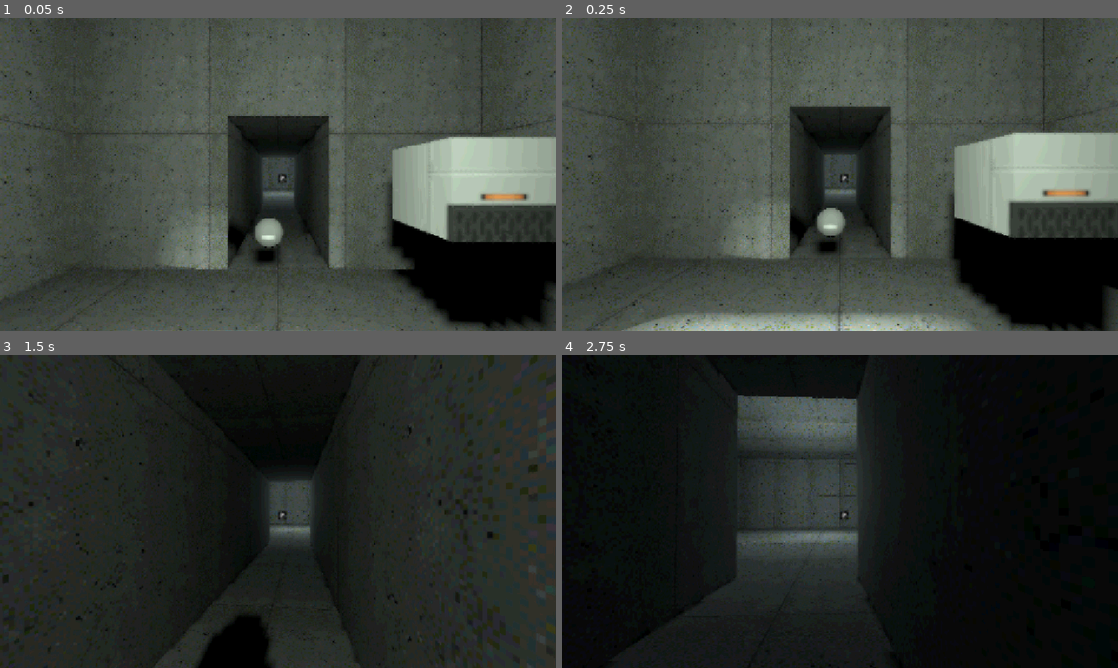
Above: before the commit, frames 1-4 (two rows, left to right).
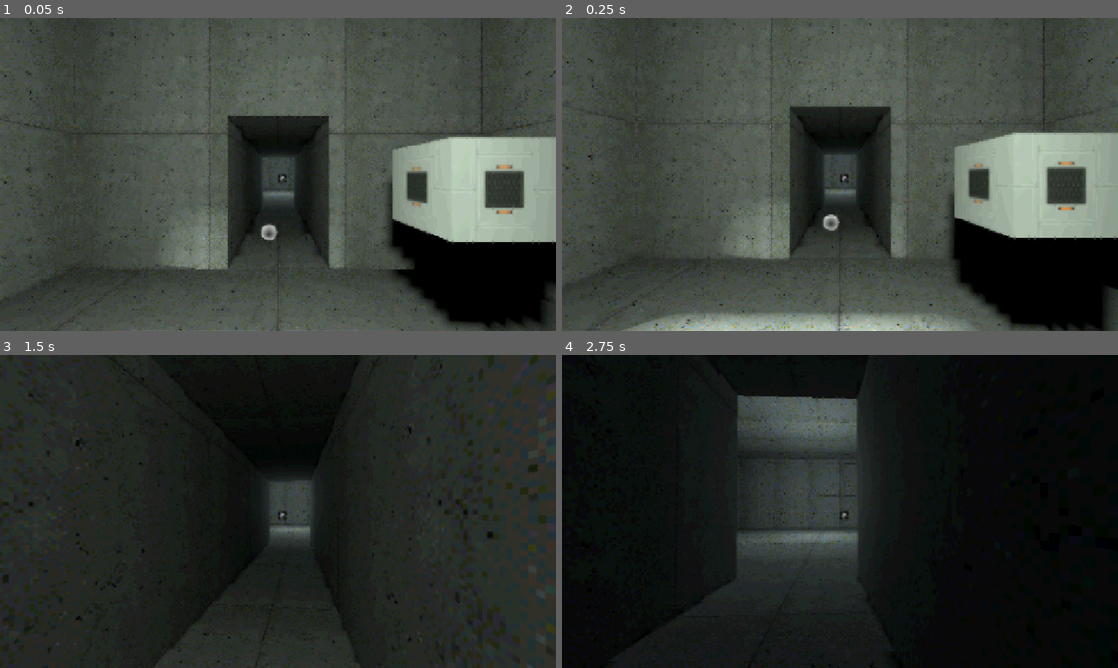
Above: after the commit, the same moments.

Repository: shagower/RE-ROUTE
Game: Godot game, scene res://main.tscn
Two runs of this game, one before a commit and one after it. Both use one fixed random seed, a clock stepped at 60 frames per second and the inputs below.
Inputs (mouse positions are in pixels of both pictures, inside the frame that each line leads up to):
- Up to frame 1 (0.05 s): no input
- Up to frame 2 (0.25 s): no input
- Up to frame 3 (1.5 s): tap Enter at 0.5 s; move the mouse to (305, 511) at 0.52 s; hold W (char_up) from 0.53 s (still down); tap Ctrl (char_crouch) at 0.6 s; tap Space (char_jump) at 0.77 s; move the mouse to (250, 511) at 1.27 s; tap Shift (char_sprint) at 1.35 s
- Up to frame 4 (2.75 s): keep holding W (char_up); tap Space (char_jump) at 1.52 s; move the mouse to (851, 505) at 2.02 s; tap E (interact) at 2.1 s

The runs differ from the first frame. In frame 1, 4.3% of the frame differs, in the area x 41-100%, y 46-79%; in frame 2, 4.2%; in frame 3, 1.6%; in frame 4, nothing differs.

Commit message:
files

Diff:
--- /dev/null
+++ b/Assets/Materials/cube.tres
@@ -0,0 +1,8 @@
+[gd_resource type="StandardMaterial3D" format=3 uid="uid://d1tr4kebtbug0"]
+
+[ext_resource type="Texture2D" uid="uid://stgmife8aeuf" path="res://Assets/Asset Textures/Material Tetxures/storagecube.png" id="1_bl2k5"]
+
+[resource]
+albedo_texture = ExtResource("1_bl2k5")
+uv1_offset = Vector3(0.5, 0.5, 0.5)
+uv1_triplanar = true
--- a/Assets/Materials/energyball.tres
+++ b/Assets/Materials/energyball.tres
@@ -4,9 +4,8 @@
 
 [resource]
 transparency = 1
+shading_mode = 0
+diffuse_mode = 3
 albedo_texture = ExtResource("1_dxym5")
-emission_enabled = true
-emission = Color(1, 1, 1, 1)
-emission_energy_multiplier = 3.2
-emission_operator = 1
-emission_texture = ExtResource("1_dxym5")
+uv1_scale = Vector3(1.5, 1.5, 1.5)
+uv1_offset = Vector3(0.745, 0.745, 0.745)
--- a/main.tscn
+++ b/main.tscn
@@ -4,8 +4,8 @@
 [ext_resource type="ArrayMesh" uid="uid://pisjodgsm2o7" path="res://addons/testroomobj.obj" id="2_0xm2m"]
 [ext_resource type="Material" uid="uid://dw0e8qcxbm2ot" path="res://Assets/Materials/concrete_wall.tres" id="2_h2yge"]
 [ext_resource type="Shader" uid="uid://dswgv64ipx2u2" path="res://ps1.gdshader" id="4_1bvp3"]
-[ext_resource type="Texture2D" uid="uid://stgmife8aeuf" path="res://Assets/Asset Textures/Material Tetxures/storagecube.png" id="4_272bh"]
-[ext_resource type="Texture2D" uid="uid://bkt62h8uv5l8g" path="res://Assets/Asset Textures/Material Tetxures/energyballsurface.png" id="5_5vw27"]
+[ext_resource type="Material" uid="uid://d1tr4kebtbug0" path="res://Assets/Materials/cube.tres" id="4_272bh"]
+[ext_resource type="Material" uid="uid://c82bisp5wlqau" path="res://Assets/Materials/energyball.tres" id="5_272bh"]
 [ext_resource type="ArrayMesh" uid="uid://bbgp4gg51mdsj" path="res://Assets/Meshes/bounceorb.obj" id="6_kek77"]
 
 [sub_resource type="ConcavePolygonShape3D" id="ConcavePolygonShape3D_0xm2m"]
@@ -13,13 +13,7 @@
 
 [sub_resource type="BoxShape3D" id="BoxShape3D_oi4gx"]
 
-[sub_resource type="StandardMaterial3D" id="StandardMaterial3D_4c57u"]
-albedo_texture = ExtResource("4_272bh")
-
 [sub_resource type="BoxMesh" id="BoxMesh_oi4gx"]
-
-[sub_resource type="StandardMaterial3D" id="StandardMaterial3D_efxa6"]
-albedo_texture = ExtResource("5_5vw27")
 
 [sub_resource type="Environment" id="Environment_6g22i"]
 background_color = Color(1, 1, 1, 1)
@@ -82,12 +76,12 @@
 shape = SubResource("BoxShape3D_oi4gx")
 
 [node name="MeshInstance3D" type="MeshInstance3D" parent="Map/Interactables/RigidBody3D" unique_id=1868660225 groups=["Interactable", "ObjectCollision"]]
-material_override = SubResource("StandardMaterial3D_4c57u")
+material_override = ExtResource("4_272bh")
 mesh = SubResource("BoxMesh_oi4gx")
 
 [node name="Bounceorb" type="MeshInstance3D" parent="Map" unique_id=1956557058]
-transform = Transform3D(0.45, 0, 0, 0, 0.45, 0, 0, 0, 0.45, -6.347392, 1.0000002, 0.28925562)
-material_override = SubResource("StandardMaterial3D_efxa6")
+transform = Transform3D(0.25, 0, 0, 0, 0.25, 0, 0, 0, 0.25, -6.347392, 1.0000002, 0.28925562)
+material_override = ExtResource("5_272bh")
 mesh = ExtResource("6_kek77")
 
 [node name="OmniLight3D3" type="OmniLight3D" parent="." unique_id=1235593544]
Binary file added: Assets/Asset Textures/Material Tetxures/spark.png
Not shown, added: Assets/Asset Textures/Material Tetxures/spark.png.import
